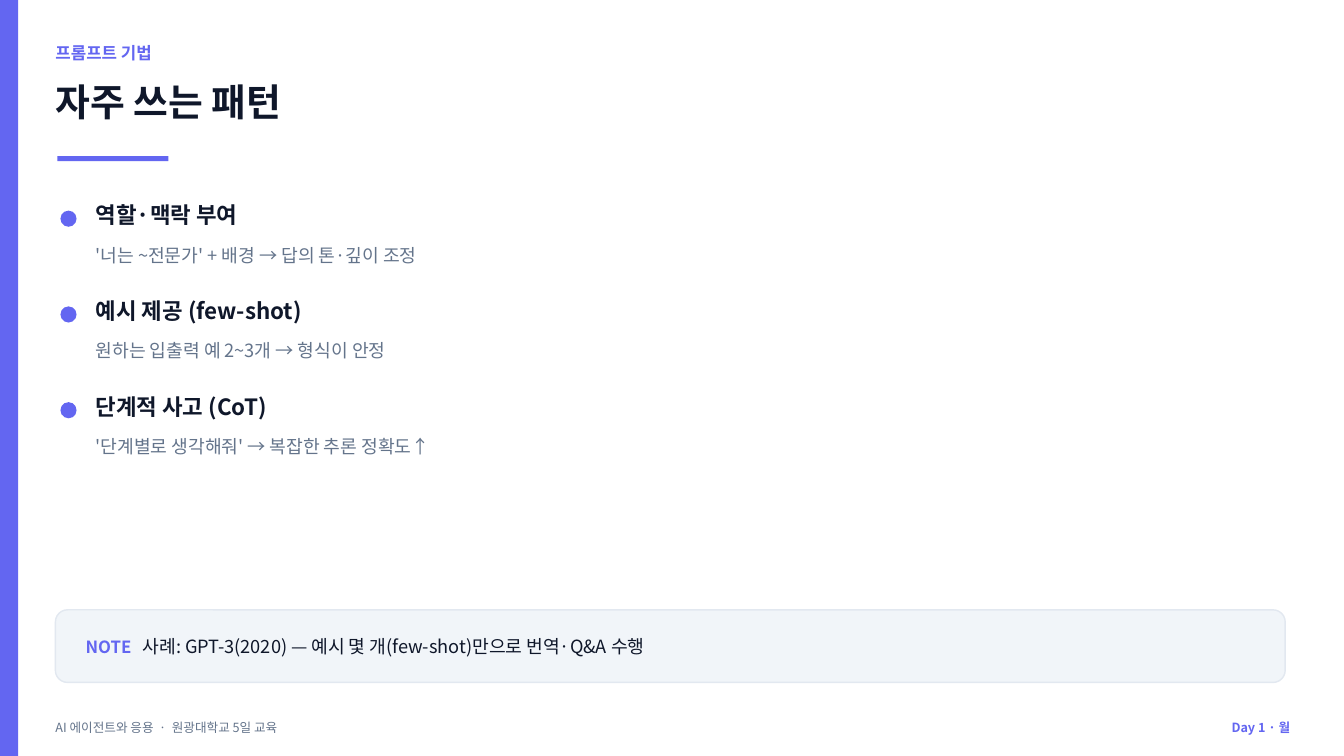
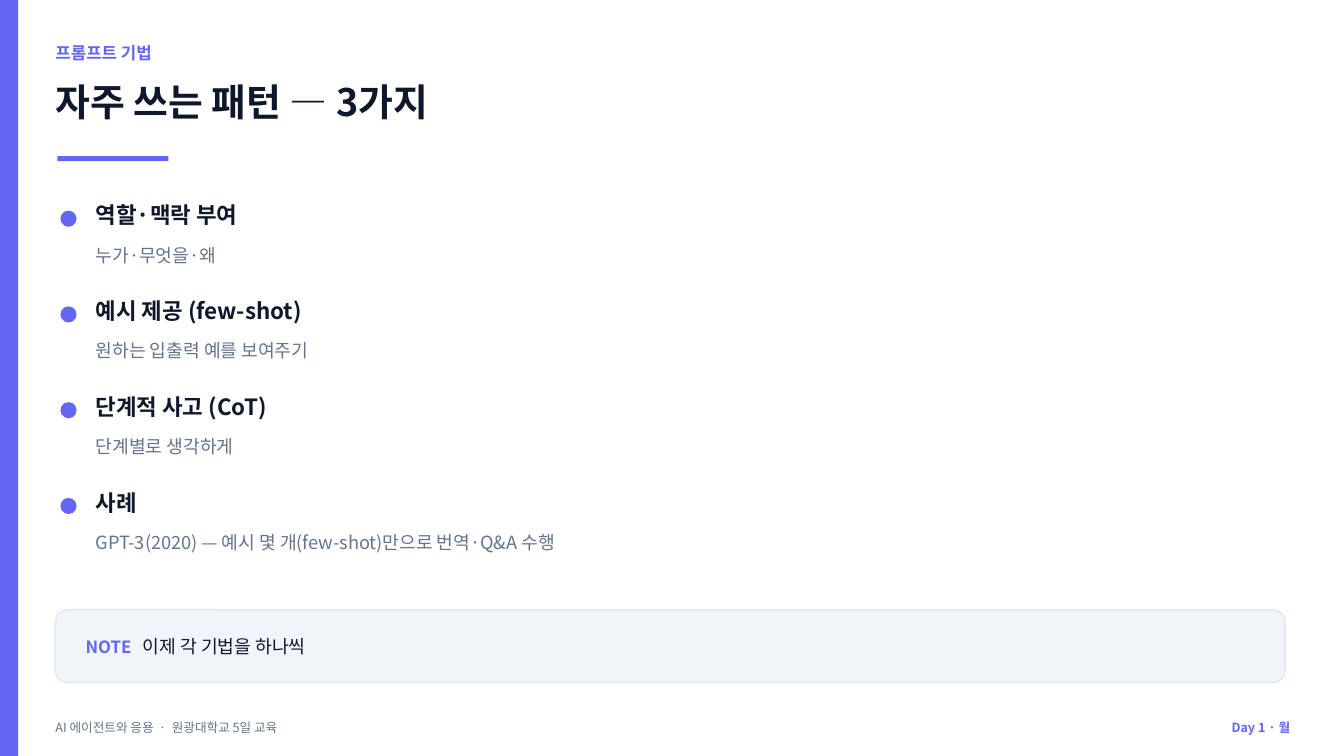
Before and after one commit to jyshin-22/wku-ai-agent-program, a slide deck: slide 32 of slides/day1.pptx (slide 24 before the commit). Drawn at 1344x756 pixels with LibreOffice and Linux fonts; fonts in the diff are those of the drawing. Boxes give left, top, right and bottom in pixels: in the first picture for what was removed or moved away, otherwise in the second. Text is boxed around its words. In the diff, an @@ line names an element or a change of style, - is before the commit and + after.

```diff
--- a/slides/day1.pptx
+++ b/slides/day1.pptx
@@ text at (55, 84, 428, 120): text changed @@
-자주 쓰는 패턴
+자주 쓰는 패턴 — 3가지
@@ text at (96, 247, 217, 264): text changed @@
-'너는 ~전문가' + 배경 → 답의 톤·깊이 조정
+누가·무엇을·왜
@@ text at (96, 342, 309, 359): text changed @@
-원하는 입출력 예 2~3개 → 형식이 안정
+원하는 입출력 예를 보여주기
@@ text at (96, 438, 234, 455): text changed @@
-'단계별로 생각해줘' → 복잡한 추론 정확도↑
+단계별로 생각하게
@@ ellipse added at (60, 498, 77, 514), fill #6366F1 @@
@@ text added at (96, 492, 137, 513), 16 pt, text #0F172A, bold @@
+사례
@@ text at (96, 534, 554, 553): text changed; text colour #0F172A to #64748B @@
-NOTE 사례: GPT-3(2020) — 예시 몇 개(few-shot)만으로 번역·Q&A 수행
+GPT-3(2020) — 예시 몇 개(few-shot)만으로 번역·Q&A 수행
@@ text "GPT-3(2020) — 예시 몇 개(few-shot)만으로 ..." at (96, 534, 554, 553): vertical alignment middle to top @@
@@ text added at (86, 638, 305, 655), 13 pt, text #0F172A @@
+NOTE 이제 각 기법을 하나씩
```
Also in this commit, not shown: 9 other slides changed, 11 slides added, 8 other files.
